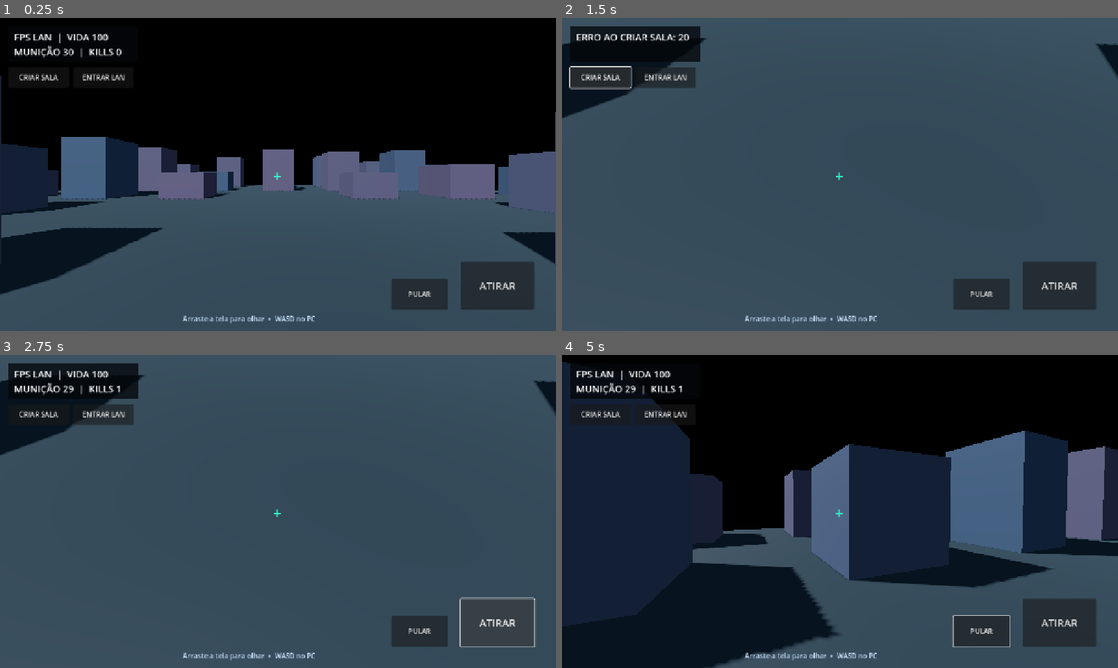
Above: before the commit, frames 1-4 (two rows, left to right).
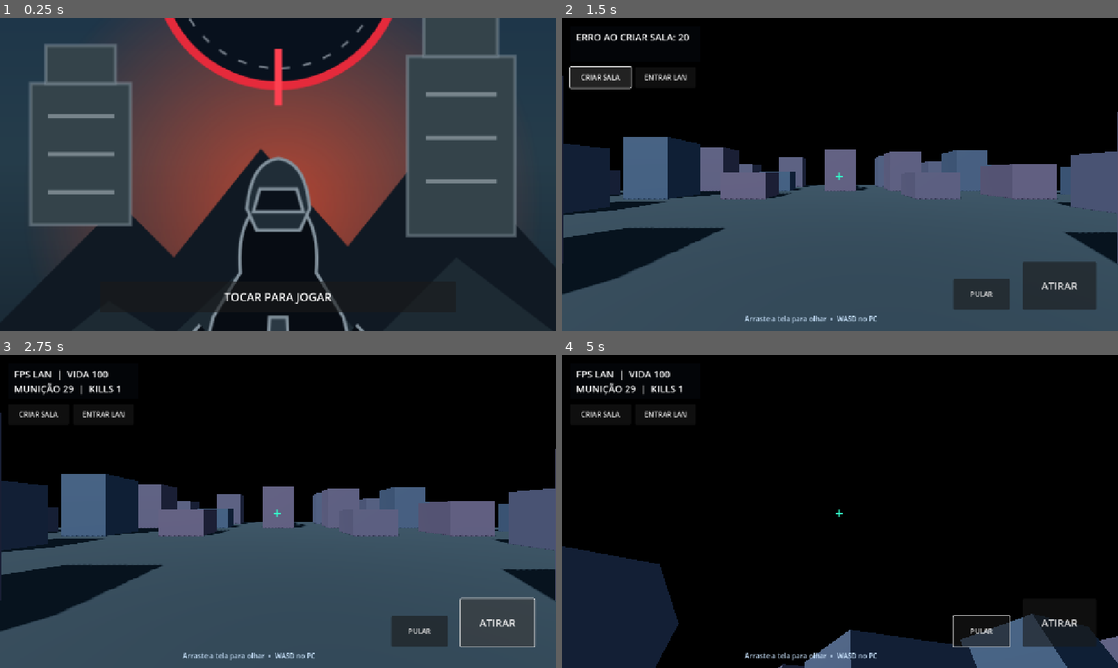
Above: after the commit, the same moments.

Repository: marcosornelas147-dot/FPS-LAN
Game: Godot game, scene res://Main.tscn
Two runs of this game, one before a commit and one after it. Both use one fixed random seed, a clock stepped at 60 frames per second and the inputs below.
Inputs (mouse positions are in pixels of both pictures, inside the frame that each line leads up to):
- Up to frame 1 (0.25 s): no input
- Up to frame 2 (1.5 s): click (840, 296) at 0.5 s, where only the run after the commit has a clickable "TOCAR PARA JOGAR"; click "CRIAR SALA" at 1.25 s
- Up to frame 3 (2.75 s): click "ATIRAR" at 2 s
- Up to frame 4 (5 s): click "PULAR" at 2.75 s; tap Enter at 3.5 s; move the mouse to (867, 511) at 3.52 s; hold W (move_forward) from 3.53 s (still down); move the mouse to (812, 511) at 4.27 s

The runs differ from the first frame. In frame 1, 93% of the frame differs, in the area x 0-100%, y 0-100%; in frame 2, 58%; in frame 3, 58%; in frame 4, 61%.

Commit message:
Add FPS LAN cover and startup screen

Diff:
--- /dev/null
+++ b/cover.svg
@@ -0,0 +1,37 @@
+<?xml version="1.0" encoding="UTF-8"?>
+<svg xmlns="http://www.w3.org/2000/svg" width="512" height="768" viewBox="0 0 512 768">
+<defs>
+ <linearGradient id="bg" x2="0" y2="1"><stop stop-color="#102a46"/><stop offset=".48" stop-color="#263d4b"/><stop offset="1" stop-color="#080d16"/></linearGradient>
+ <linearGradient id="red" x2="1" y2="1"><stop stop-color="#ff5148"/><stop offset="1" stop-color="#a90018"/></linearGradient>
+ <linearGradient id="steel" x2="0" y2="1"><stop stop-color="#fff"/><stop offset="1" stop-color="#778391"/></linearGradient>
+ <radialGradient id="glow"><stop stop-color="#ff4b28" stop-opacity=".65"/><stop offset="1" stop-color="#ff4b28" stop-opacity="0"/></radialGradient>
+ <pattern id="grid" width="32" height="32" patternUnits="userSpaceOnUse"><path d="M32 0H0V32" fill="none" stroke="#b7d3e8" stroke-opacity=".12"/></pattern>
+</defs>
+<rect width="512" height="768" fill="url(#bg)"/><rect width="512" height="768" fill="url(#grid)"/>
+<circle cx="260" cy="410" r="240" fill="url(#glow)"/>
+<path d="M0 520 110 410 160 460 240 360 320 450 400 350 512 470V768H0Z" fill="#101923"/>
+<path d="M0 580 100 500 155 535 250 445 340 540 420 460 512 530V768H0Z" fill="#1d2a33"/>
+<g fill="#34434a" stroke="#81909a" stroke-opacity=".55" stroke-width="3">
+ <path d="M28 430V300H120V430Z"/><path d="M42 300V265H106V300Z"/><path d="M375 440V275H474V440Z"/><path d="M390 275V235H458V275Z"/>
+</g>
+<g stroke="#dce6ee" stroke-opacity=".4" fill="none" stroke-width="4"><path d="M44 330H105M44 365H105M44 400H105M392 310H457M392 350H457M392 390H457"/></g>
+<path d="M0 90H512" stroke="#ff3546" stroke-width="5"/><path d="M28 112H484" stroke="#fff" stroke-opacity=".25"/>
+<g transform="translate(256 190)">
+ <circle r="112" fill="#08111d" stroke="#e52a3b" stroke-width="8"/>
+ <circle r="96" fill="none" stroke="#dce6ef" stroke-opacity=".5" stroke-width="2" stroke-dasharray="8 12"/>
+ <path d="M-130 0H-78M78 0H130M0 -130V-78M0 78V130" stroke="#ff4050" stroke-width="7"/>
+ <text x="0" y="23" fill="url(#steel)" stroke="#07101a" stroke-width="7" paint-order="stroke" font-family="Arial,sans-serif" font-size="112" font-weight="900" text-anchor="middle">FPS</text>
+ <text x="0" y="96" fill="#f52d42" stroke="#07101a" stroke-width="5" paint-order="stroke" font-family="Arial,sans-serif" font-size="70" font-weight="900" text-anchor="middle">LAN</text>
+</g>
+<g transform="translate(256 470)" fill="#070c13" stroke="#82919c" stroke-width="3">
+ <path d="M-35 4Q-40 -55 0 -70Q40 -55 35 4L60 45 88 160H-88L-60 45Z"/>
+ <path d="M-29 -55Q-25 -98 0 -101Q25 -98 29 -55L20 -35H-20Z" fill="#202d37"/>
+ <path d="M-17 -73H17L23 -52H-23Z" fill="#0a111a"/>
+ <path d="M-72 52  -125 110 -110 132 -47 92M72 52 125 110 110 132 47 92" />
+ <path d="M-8 45H8L13 155H-13Z" fill="#2b3944"/>
+</g>
+<g stroke="#ff493e" stroke-width="5" fill="none"><path d="M35 615H477"/><path d="M55 635H457"/></g>
+<text x="256" y="590" fill="#fff" font-family="Arial,sans-serif" font-size="28" font-weight="900" text-anchor="middle" letter-spacing="5">MULTIPLAYER LOCAL</text>
+<text x="256" y="675" fill="#ff4050" font-family="Arial,sans-serif" font-size="48" font-weight="900" text-anchor="middle">VIA WI-FI</text>
+<text x="256" y="720" fill="#c9d5df" font-family="Arial,sans-serif" font-size="17" font-weight="700" text-anchor="middle" letter-spacing="3">JOGUE COM SEUS AMIGOS</text>
+</svg>
--- a/main.gd
+++ b/main.gd
@@ -13,7 +13,34 @@
 	_build_world()
 	_build_player()
 	_build_hud()
+	_build_cover()
 	if not OS.has_feature("mobile"): Input.mouse_mode = Input.MOUSE_MODE_CAPTURED
+
+
+func _build_cover():
+	var cover_layer := CanvasLayer.new()
+	cover_layer.layer = 20
+	add_child(cover_layer)
+	var root := Control.new()
+	root.set_anchors_and_offsets_preset(Control.PRESET_FULL_RECT)
+	cover_layer.add_child(root)
+	var art := TextureRect.new()
+	art.texture = load("res://cover.svg")
+	art.set_anchors_and_offsets_preset(Control.PRESET_FULL_RECT)
+	art.expand_mode = TextureRect.EXPAND_IGNORE_SIZE
+	art.stretch_mode = TextureRect.STRETCH_KEEP_ASPECT_COVERED
+	root.add_child(art)
+	var start := Button.new()
+	start.text = "TOCAR PARA JOGAR"
+	start.anchor_left = 0.18
+	start.anchor_right = 0.82
+	start.anchor_top = 0.84
+	start.anchor_bottom = 0.94
+	start.add_theme_font_size_override("font_size", 26)
+	start.add_theme_color_override("font_color", Color.WHITE)
+	start.add_theme_color_override("font_hover_color", Color(1, 0.35, 0.35))
+	root.add_child(start)
+	start.pressed.connect(func(): cover_layer.queue_free())
 
 func _build_world():
 	var env := WorldEnvironment.new()
--- a/project.godot
+++ b/project.godot
@@ -1,6 +1,7 @@
 config_version=5
 [application]
 config/name="FPS LAN"
+config/icon="res://cover.svg"
 run/main_scene="res://Main.tscn"
 config/features=PackedStringArray("4.4", "GL Compatibility")
 [display]
